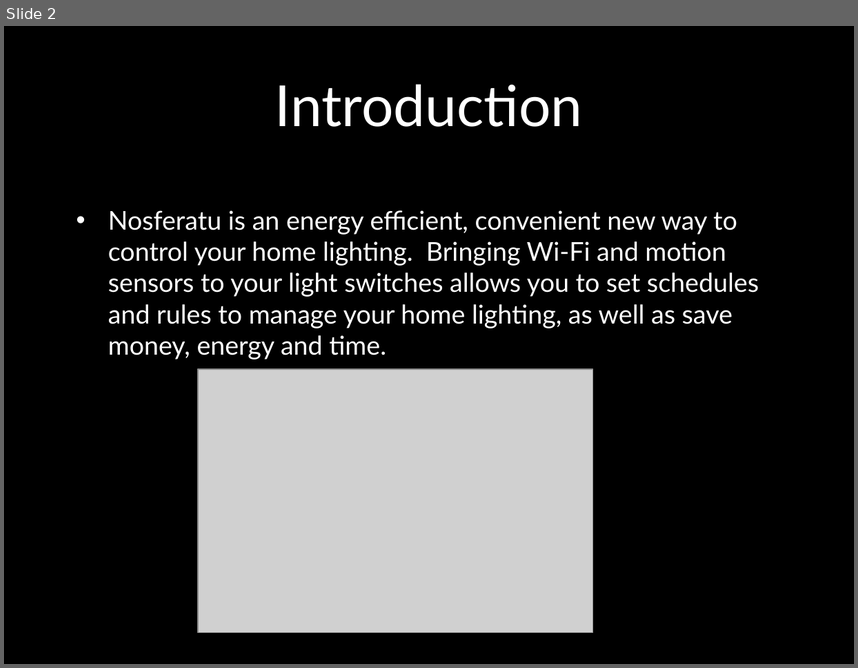
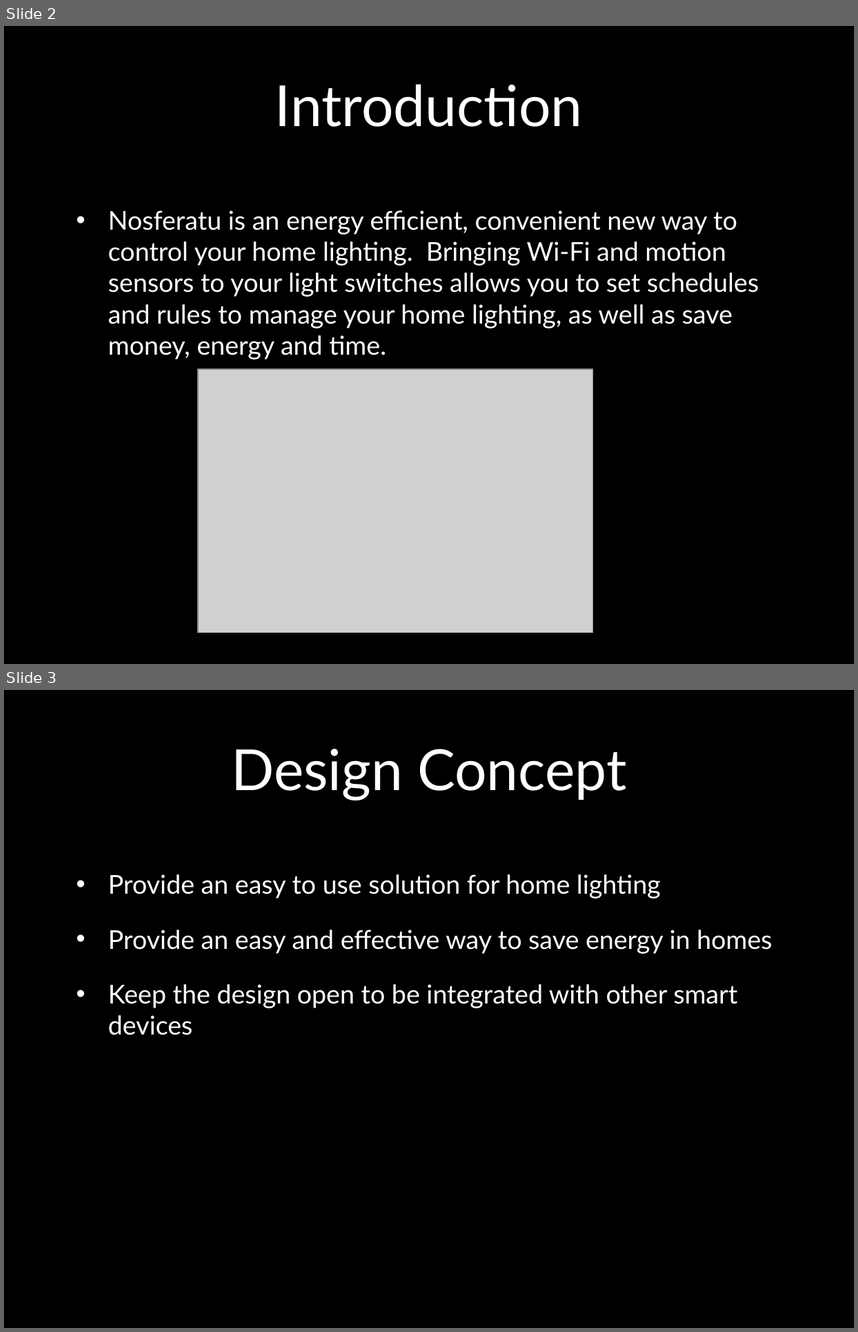
Before and after one commit to cojoigo/Capstone, a slide deck: Final Documents/Final Presentation.pptx. Shown one above the other, each under a label of ours: slide 2 before the commit, slides 2 and 3 after it. The pictures are 858x668 and 858x1332 pixels, drawn with LibreOffice and Linux fonts; fonts in the diff are those of the drawing; grey boxes stand for pictures; background and template pictures are left out. Boxes give left, top, right and bottom in pixels: in the first picture for what was removed or moved away, otherwise in the second. Text is boxed around its words. In the diff, an @@ line names an element or a change of style, - is before the commit and + after.

Commit message:
Design Concept slide

```diff
--- a/Final Documents/Final Presentation.pptx
+++ b/Final Documents/Final Presentation.pptx
@@ slide 3 added at (x1=4, y1=690, x2=854, y2=1328), background picture (left out) @@
@@ title added at (x1=231, y1=749, x2=626, y2=800), 48 pt, text #FFFFFF @@
+Design Concept
@@ text added at (x1=108, y1=874, x2=772, y2=1035), 22 pt, text #FFFFFF @@
+• Provide an easy to use solution for home lighting
+• Provide an easy and effective way to save energy in homes
+• Keep the design open to be integrated with other smart devices
```
